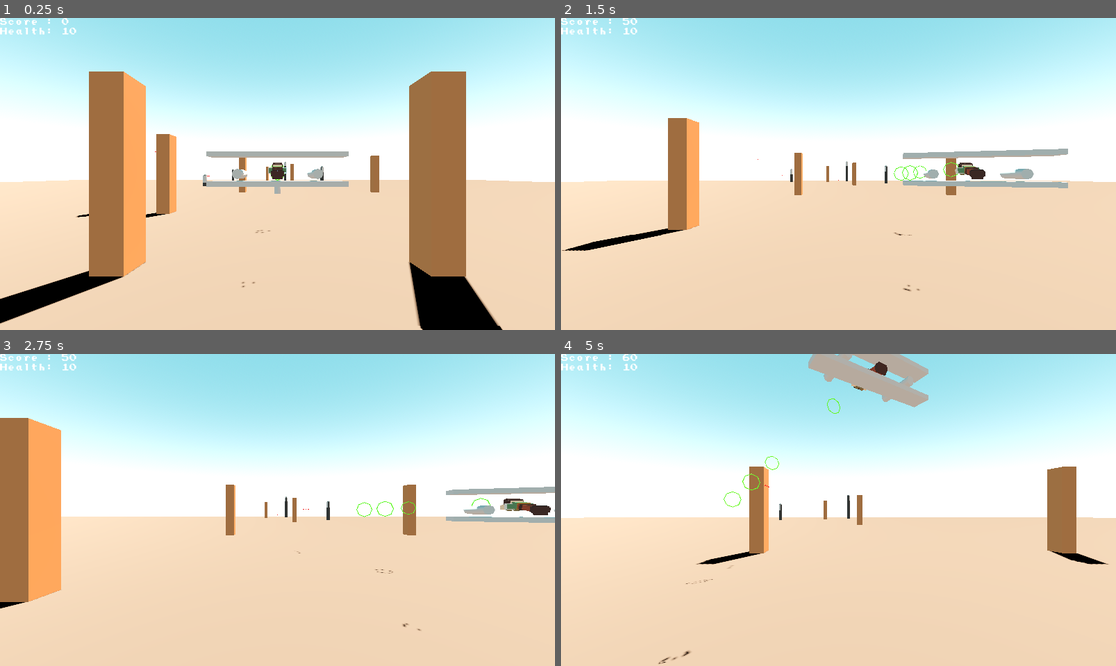
Above: before the commit, frames 1-4 (two rows, left to right).
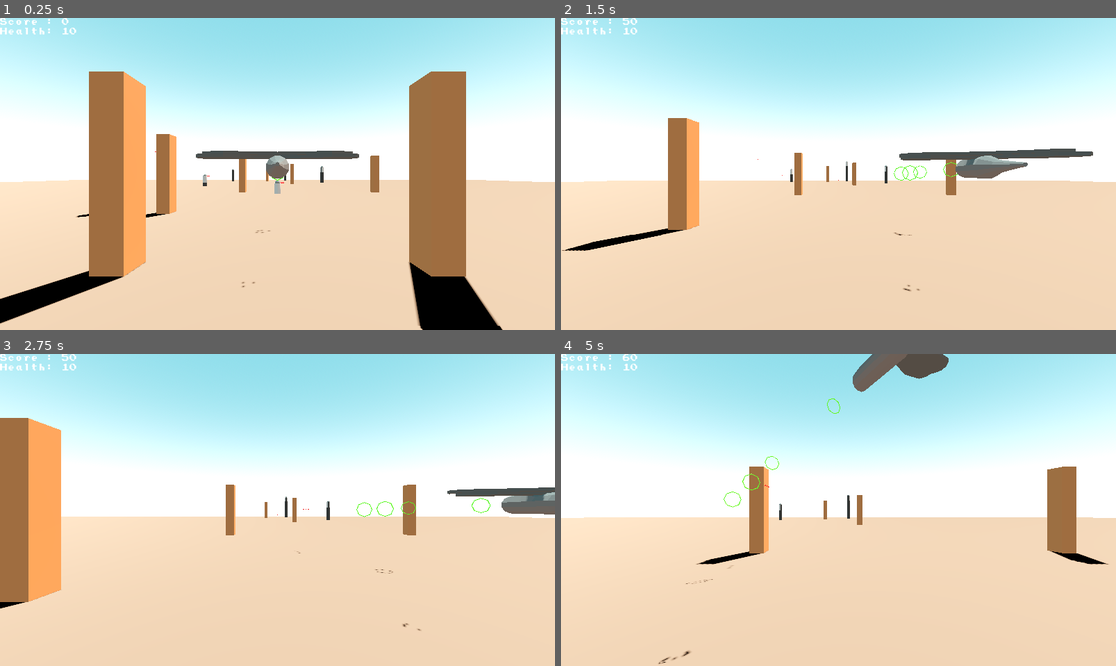
Above: after the commit, the same moments.

Repository: KyzonP/20-games---game-8
Game: Godot game, scene res://scenes/test.tscn
The game is run twice, just before and just after one commit, with the same random seed, the same clock (stepped at 60 frames per second) and the same inputs.
Inputs:
- Up to frame 1 (0.25 s): no input
- Up to frame 2 (1.5 s): hold D (move_right) 0.53-1.28 s; tap R (bomb) at 0.6 s; hold Ctrl (brake) from 1.28 s (still down); tap Shift (boost) at 1.35 s
- Up to frame 3 (2.75 s): release Ctrl (brake) at 2.03 s; hold D (move_right) from 2.03 s (still down); hold Space (fire) from 2.03 s (still down)
- Up to frame 4 (5 s): release D (move_right) at 2.78 s; release Space (fire) at 2.78 s; hold W (move_up) 2.78-3.53 s; tap R (bomb) at 2.85 s; hold Shift (boost) 3.53-4.28 s; hold A (move_left) from 3.53 s (still down); tap Space (fire) at 4.35 s

The runs differ from the first frame. In frame 1, 1.6% of the frame differs, in the area x 35-65%, y 42-55%; in frame 2, 2.2%; in frame 3, 1.5%; in frame 4, 2.5%, in the area x 44-70%, y 0-18%.

Commit message:
Player model

Diff:
--- a/levels/level 1/region_4.tscn
+++ b/levels/level 1/region_4.tscn
@@ -48,7 +48,7 @@
 [node name="Environment" type="Node3D" parent="." unique_id=304670569]
 
 [node name="GroundPlane" parent="Environment" unique_id=1054850341 instance=ExtResource("1_csx4r")]
-transform = Transform3D(1, 0, 0, 0, 1, 0, 0, 0, 1, 500, 0, 0)
+transform = Transform3D(1, 0, 0, 0, 1, 0, 0, 0, 10, 500, 0, 0)
 
 [node name="small_pillar" parent="Environment" unique_id=1199772341 instance=ExtResource("3_x0hta")]
 transform = Transform3D(3, 0, 0, 0, -2, 2.6226832e-07, 0, -1.7484555e-07, -3, 90.9068, 0.6051245, 149.51762)
--- a/levels/level 1/region_5.tscn
+++ b/levels/level 1/region_5.tscn
@@ -44,6 +44,7 @@
 script = ExtResource("7_a22uk")
 
 [node name="CSGBox3D" type="CSGBox3D" parent="BossFightStart2" unique_id=1426289434]
+visible = false
 size = Vector3(10, 10, 10)
 
 [node name="TestRock(Landmark)" type="CSGBox3D" parent="." unique_id=520132270]
@@ -61,10 +62,7 @@
 [node name="Environment" type="Node3D" parent="." unique_id=1339071652]
 
 [node name="GroundPlane" parent="Environment" unique_id=1054850341 instance=ExtResource("1_u4o28")]
-transform = Transform3D(1, 0, 0, 0, 1, 0, 0, 0, 1, 500, 0, 0)
-
-[node name="GroundPlane2" parent="Environment" unique_id=642138782 instance=ExtResource("1_u4o28")]
-transform = Transform3D(1, 0, 0, 0, 1, 0, 0, 0, 1, 1500, 0, 0)
+transform = Transform3D(10, 0, 0, 0, 1, 0, 0, 0, 10, 5000, 0, 0)
 
 [node name="Start" parent="." unique_id=1687684907 instance=ExtResource("2_niykl")]
 transform = Transform3D(1, 0, 0, 0, 1, 0, 0, 0, 1, 500, 0, 0)
--- /dev/null
+++ b/models/player/bunny_model.tscn
@@ -0,0 +1,5 @@
+[gd_scene format=3 uid="uid://d1jh0l1yuh040"]
+
+[ext_resource type="PackedScene" uid="uid://5yk63giha8de" path="res://models/player/BunnyVehicle.gltf" id="1_m6b82"]
+
+[node name="bunny_model" unique_id=991197752 instance=ExtResource("1_m6b82")]
--- a/scenes/player/player_path.tscn
+++ b/scenes/player/player_path.tscn
@@ -2,8 +2,8 @@
 
 [ext_resource type="Script" uid="uid://csmfqdei32qoa" path="res://scripts/path_follow.gd" id="1_saahw"]
 [ext_resource type="Script" uid="uid://dtwhchf2wnite" path="res://scripts/player_controller.gd" id="2_o2rvi"]
-[ext_resource type="PackedScene" uid="uid://crny86l3gtlp3" path="res://models/placeholder_bunny/placeholder_bunny.tscn" id="3_wc5s1"]
 [ext_resource type="Material" uid="uid://cxp04r0fvg7i3" path="res://materials/test_aim_ring.tres" id="4_irqw4"]
+[ext_resource type="PackedScene" uid="uid://d1jh0l1yuh040" path="res://models/player/bunny_model.tscn" id="5_n03rm"]
 
 [sub_resource type="Curve3D" id="Curve3D_errlg"]
 closed = true
@@ -33,27 +33,6 @@
 collision_mask = 28
 script = ExtResource("2_o2rvi")
 rotateAcceleration = 0.5
-
-[node name="placeholder_bunny" parent="PathFollow3D/Camera3D/Player" unique_id=1397911438 instance=ExtResource("3_wc5s1")]
-transform = Transform3D(1, 0, 0, 0, 0.17402634, 0.984741, 0, -0.984741, 0.17402634, 0, 0, 0)
-
-[node name="VehicleShape" type="Node3D" parent="PathFollow3D/Camera3D/Player" unique_id=299774216]
-
-[node name="CSGBox3D" type="CSGBox3D" parent="PathFollow3D/Camera3D/Player/VehicleShape" unique_id=287055200]
-transform = Transform3D(1, 0, 0, 0, 1, 0, 0, 0, 1, 0, -0.5, -0.5)
-size = Vector3(7, 0.25, 1)
-
-[node name="CSGBox3D2" type="CSGBox3D" parent="PathFollow3D/Camera3D/Player/VehicleShape" unique_id=819371404]
-transform = Transform3D(1, 0, 0, 0, 1, 0, 0, 0, 1, 0, 1, -0.5)
-size = Vector3(7, 0.25, 1)
-
-[node name="CSGCylinder3D" type="CSGCylinder3D" parent="PathFollow3D/Camera3D/Player/VehicleShape" unique_id=728027769]
-transform = Transform3D(1, 0, 0, 0, -4.371139e-08, 1, 0, -1, -4.371139e-08, -2, 0, -1)
-radius = 0.25
-
-[node name="CSGCylinder3D2" type="CSGCylinder3D" parent="PathFollow3D/Camera3D/Player/VehicleShape" unique_id=1032849184]
-transform = Transform3D(1, 0, 0, 0, -4.371139e-08, 1, 0, -1, -4.371139e-08, 2, 0, -1)
-radius = 0.25
 
 [node name="FirePoint" type="Marker3D" parent="PathFollow3D/Camera3D/Player" unique_id=1155372600]
 transform = Transform3D(1, 0, 0, 0, 1, 0, 0, 0, 1, 0, 0.32980156, -2.4611635)
@@ -93,3 +72,6 @@
 material_override = ExtResource("4_irqw4")
 inner_radius = 5.0
 outer_radius = 5.5
+
+[node name="bunny_model" parent="PathFollow3D/Camera3D/Player" unique_id=991197752 instance=ExtResource("5_n03rm")]
+transform = Transform3D(1, 0, 0, 0, 1, 0, 0, 0, 1, 0, -3, 0)
Not shown, added: models/player/BunnyVehicle.gltf
Not shown, added: models/player/BunnyVehicle.gltf.import
Binary file added: models/player/BunnyVehicle_0.png
Not shown, added: models/player/BunnyVehicle_0.png.import
Binary file added: models/player/BunnyVehicle_1.png
Not shown, added: models/player/BunnyVehicle_1.png.import
Binary file added: models/player/BunnyVehicle_2.png
Not shown, added: models/player/BunnyVehicle_2.png.import
Binary file added: models/player/BunnyVehicle_3.png
Not shown, added: models/player/BunnyVehicle_3.png.import
